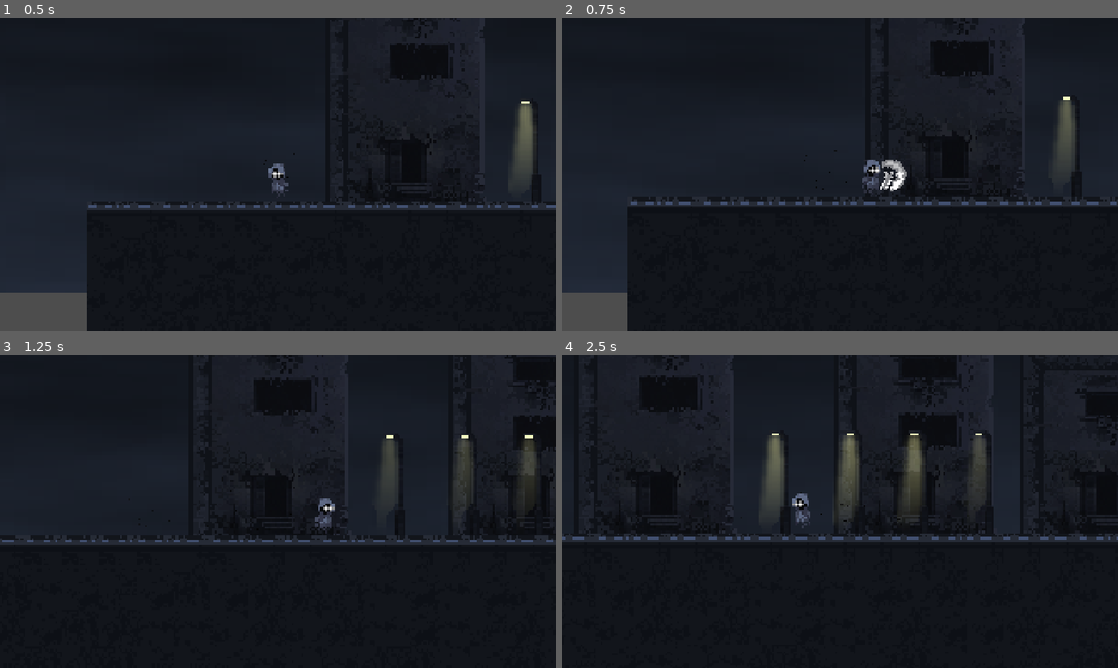
Above: before the commit, frames 1-4 (two rows, left to right).
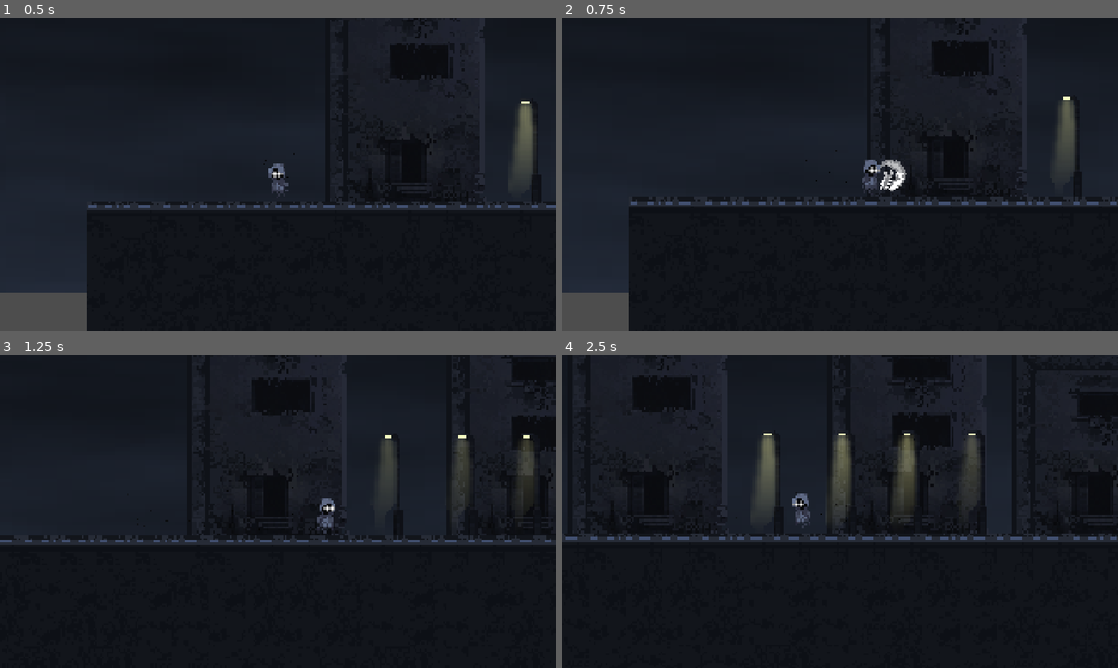
Above: after the commit, the same moments.

Repository: FireEntity1/voidborne
Game: Godot game, scene res://scenes/main.tscn
The game is run twice, just before and just after one commit, with the same random seed, the same clock (stepped at 60 frames per second) and the same inputs.
Inputs (mouse positions are in pixels of both pictures, inside the frame that each line leads up to):
- Up to frame 1 (0.5 s): no input
- Up to frame 2 (0.75 s): tap Enter (ui_accept) at 0.5 s; move the mouse to (962, 158) at 0.52 s; hold D (right) from 0.53 s (still down); click (962, 158) at 0.6 s
- Up to frame 3 (1.25 s): keep holding D (right); tap Space (jump) at 0.77 s
- Up to frame 4 (2.5 s): move the mouse to (728, 527) at 1.27 s; click (728, 527) at 1.35 s; tap Space (jump) at 1.52 s; move the mouse to (895, 442) at 2.02 s; release D (right) at 2.03 s; hold Left (left) from 2.03 s (still down); click (895, 442) at 2.1 s

Frame 1 is identical in both runs. In frame 2, 0.5% of the frame differs, in the area x 11-99%, y 3-100%; in frame 3, 1.2%; in frame 4, 5.2%, in the area x 0-100%, y 0-60%.

Commit message:
feat(player): attack cooldown

Diff:
--- a/components/core/player.tscn
+++ b/components/core/player.tscn
@@ -301,6 +301,10 @@
 "name": &"default",
 "speed": 30.0
 }]
+
+[sub_resource type="CapsuleShape2D" id="CapsuleShape2D_5a7ls"]
+radius = 7.95282
+height = 15.9056
 
 [node name="player" type="CharacterBody2D"]
 scale = Vector2(8, 8)
@@ -356,5 +360,11 @@
 frame = 7
 frame_progress = 1.0
 
+[node name="area" type="Area2D" parent="sprite/slash"]
+scale = Vector2(1, 1)
+
+[node name="collision" type="CollisionShape2D" parent="sprite/slash/area"]
+shape = SubResource("CapsuleShape2D_5a7ls")
+
 [node name="lightpost" parent="." instance=ExtResource("8_5a7ls")]
 position = Vector2(1519, -192)
--- a/project.godot
+++ b/project.godot
@@ -30,8 +30,6 @@
 jump={
 "deadzone": 0.2,
 "events": [Object(InputEventKey,"resource_local_to_scene":false,"resource_name":"","device":-1,"window_id":0,"alt_press …(191 unchanged characters)…
-, Object(InputEventKey,"resource_local_to_scene":false,"resource_name":"","device":-1,"window_id":0,"alt_pressed":false,"shift_pressed":false,"ctrl_pressed":false,"meta_pressed":false,"pressed":false,"keycode":0,"physical_keycode":4194320,"key_label":0,"unicode":0,"location":0,"echo":false,"script":null)
-, Object(InputEventKey,"resource_local_to_scene":false,"resource_name":"","device":-1,"window_id":0,"alt_pressed":false,"shift_pressed":false,"ctrl_pressed":false,"meta_pressed":false,"pressed":false,"keycode":0,"physical_keycode":87,"key_label":0,"unicode":119,"location":0,"echo":false,"script":null)
 ]
 }
 left={
@@ -52,6 +50,18 @@
 , Object(InputEventKey,"resource_local_to_scene":false,"resource_name":"","device":-1,"window_id":0,"alt_pressed":false …(183 unchanged characters)…
 ]
 }
+up={
+"deadzone": 0.2,
+"events": [Object(InputEventKey,"resource_local_to_scene":false,"resource_name":"","device":-1,"window_id":0,"alt_pressed":false,"shift_pressed":false,"ctrl_pressed":false,"meta_pressed":false,"pressed":false,"keycode":0,"physical_keycode":87,"key_label":0,"unicode":119,"location":0,"echo":false,"script":null)
+, Object(InputEventKey,"resource_local_to_scene":false,"resource_name":"","device":-1,"window_id":0,"alt_pressed":false,"shift_pressed":false,"ctrl_pressed":false,"meta_pressed":false,"pressed":false,"keycode":0,"physical_keycode":4194320,"key_label":0,"unicode":0,"location":0,"echo":false,"script":null)
+]
+}
+down={
+"deadzone": 0.2,
+"events": [Object(InputEventKey,"resource_local_to_scene":false,"resource_name":"","device":-1,"window_id":0,"alt_pressed":false,"shift_pressed":false,"ctrl_pressed":false,"meta_pressed":false,"pressed":false,"keycode":0,"physical_keycode":83,"key_label":0,"unicode":115,"location":0,"echo":false,"script":null)
+, Object(InputEventKey,"resource_local_to_scene":false,"resource_name":"","device":-1,"window_id":0,"alt_pressed":false,"shift_pressed":false,"ctrl_pressed":false,"meta_pressed":false,"pressed":false,"keycode":0,"physical_keycode":4194322,"key_label":0,"unicode":0,"location":0,"echo":false,"script":null)
+]
+}
 
 [physics]
 
--- a/scripts/core/player.gd
+++ b/scripts/core/player.gd
@@ -4,6 +4,10 @@
 const JUMP_VELOCITY = 1000.0
 
 var jumped = JUMP_VELOCITY
+
+var can_attack = true
+
+var attack_cooldown = 0.4
 
 func _ready() -> void:
 	pass
@@ -29,8 +33,12 @@
 	else:
 		velocity.x = move_toward(velocity.x, 0, SPEED)
 
-	if Input.is_action_just_pressed("attack"):
+	if Input.is_action_just_pressed("attack") and can_attack:
 		$sprite/slash.play()
+		can_attack = false
+		await get_tree().create_timer(attack_cooldown).timeout
+		can_attack = true
+
 	if not $sprite/slash.is_playing():
 		if Input.is_action_pressed("left"):
 			$sprite.scale.x = 1
Not shown: 1 places in components/core/player.tscn that only renumber resources
